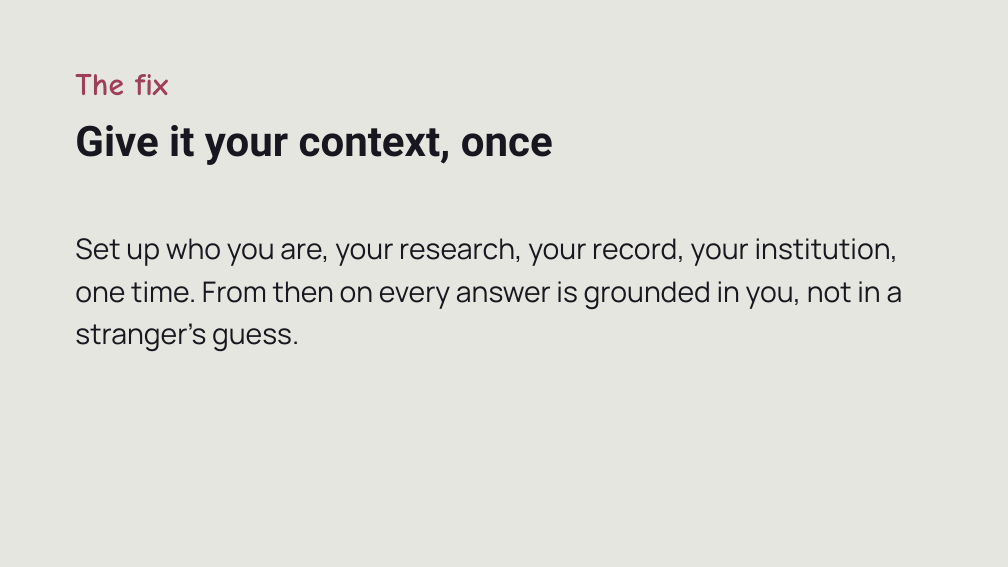
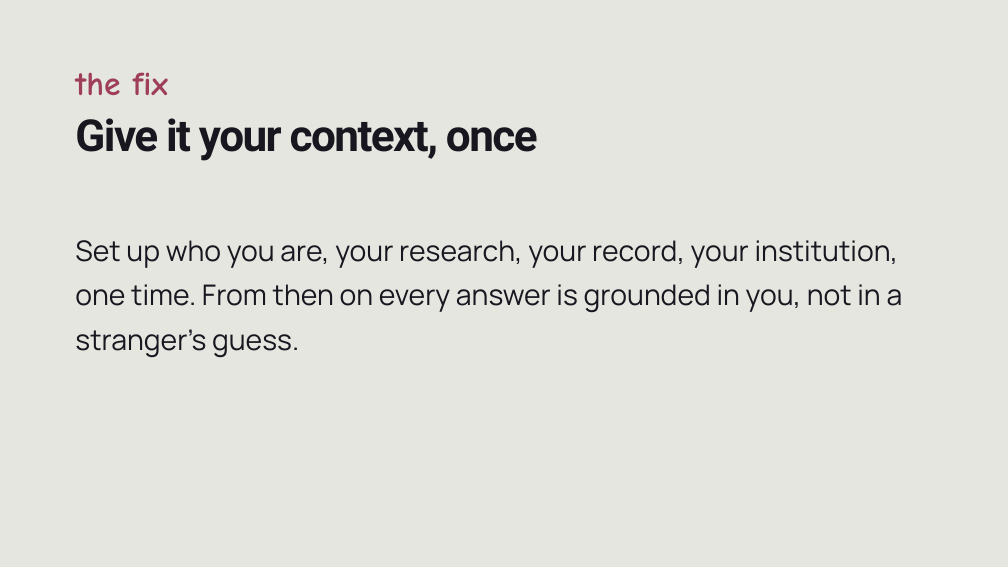
Before and after one commit to ashleyscruse/grant-writing-accelerator, a slide deck: slide 3 of working/context-ai-workshop-slides.pptx. Drawn at 1008x567 pixels with LibreOffice and Linux fonts; fonts in the diff are those of the drawing. Boxes give left, top, right and bottom in pixels: in the first picture for what was removed or moved away, otherwise in the second. Text is boxed around its words. In the diff, an @@ line names an element or a change of style, - is before the commit and + after.

```diff
--- a/working/context-ai-workshop-slides.pptx
+++ b/working/context-ai-workshop-slides.pptx
@@ text at box(75, 72, 168, 95): text changed; size 30 to 32 pt @@
-The fix
+the fix
@@ text "Give it your context, once" at box(75, 118, 538, 161): size 40 to 42 pt, letter spacing 0 to -1.5 pt; line spacing 1.1 to 1.03 @@
@@ text "Set up who you are, ..." at box(75, 240, 903, 358): line spacing 1.25 to 1.3 @@
```
Also in this commit, not shown: 11 other slides changed, 1 other file.
